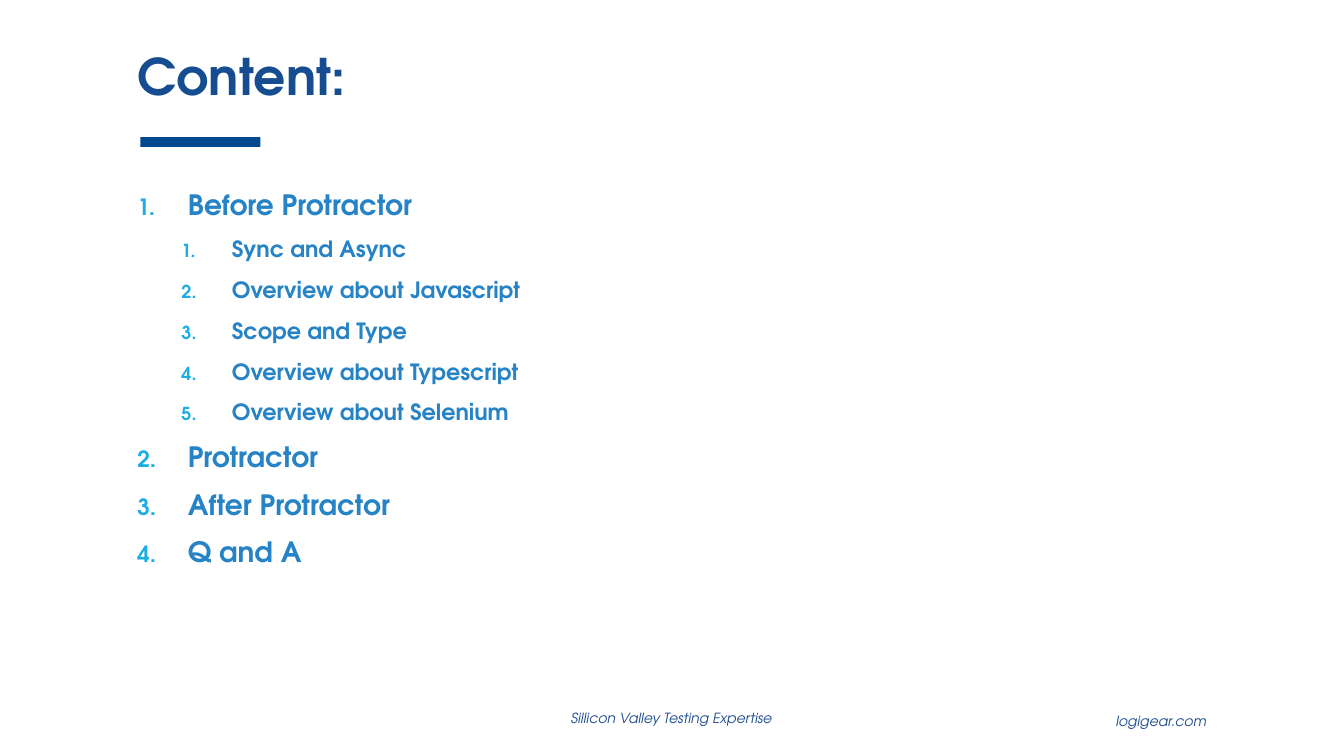
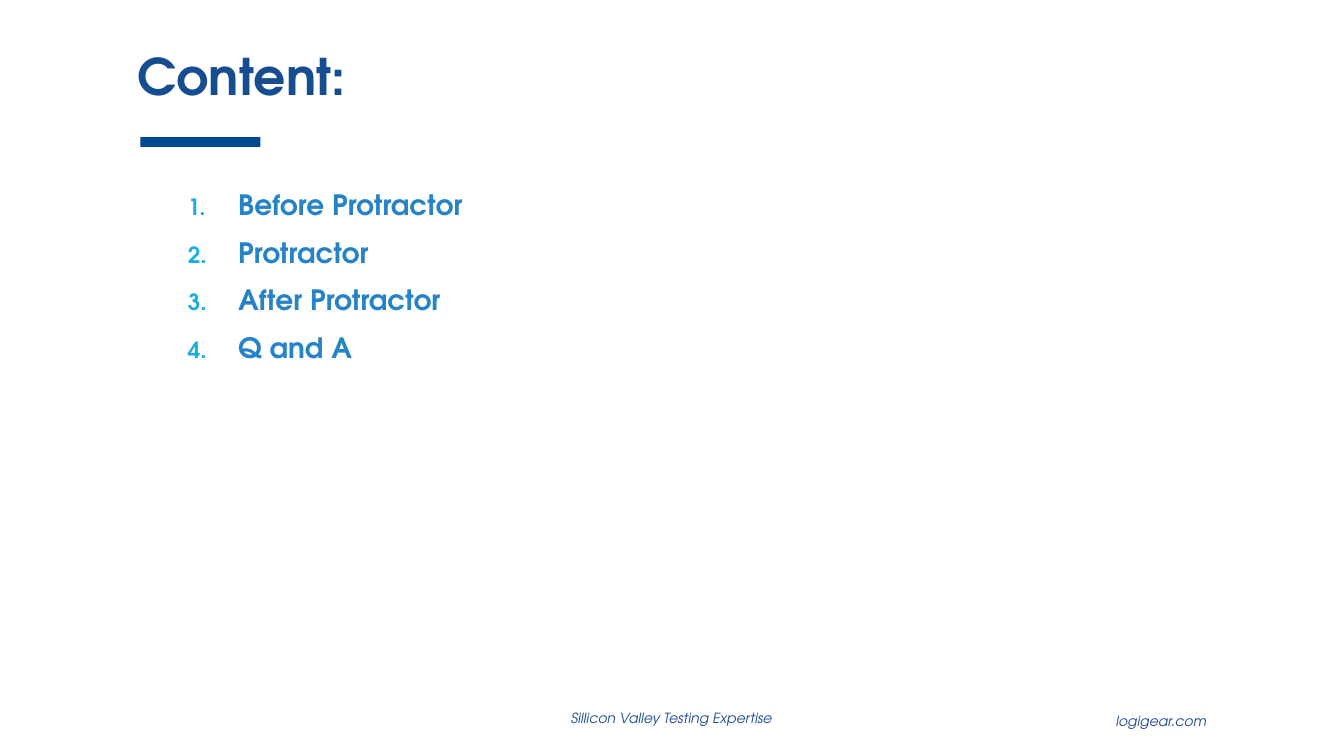
Before and after one commit to thewalldao/ICT_PROTRACTOR, a slide deck: slide 2 of Document/Study_document/inContact.pptx. Drawn at 1344x756 pixels with LibreOffice and Linux fonts; fonts in the diff are those of the drawing; background and template pictures are left out. Boxes give left, top, right and bottom in pixels: in the first picture for what was removed or moved away, otherwise in the second. Text is boxed around its words. In the diff, an @@ line names an element or a change of style, - is before the commit and + after.

```diff
--- a/Document/Study_document/inContact.pptx
+++ b/Document/Study_document/inContact.pptx
@@ text "Before Protractor" at (238,194,462,359): indent changed @@
@@ text at (232,240,520,421): paragraphs removed @@
-  1. Sync and Async
-  2. Overview about Javascript
-  3. Scope and Type
-  4. Overview about Typescript
-  5. Overview about Selenium
```
Also in this commit, not shown: 3 other slides changed, 3 slides added, 1 slide removed.
